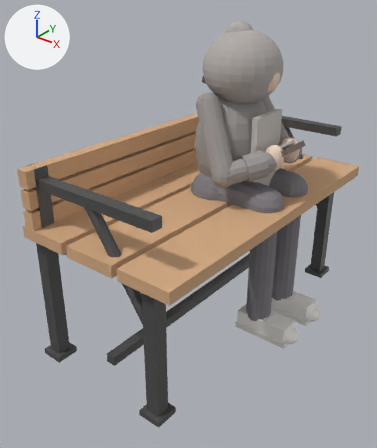
A saved change to the glTF model assets/models/48-man-reading-on-bench/48-man-reading-on-bench.glb.
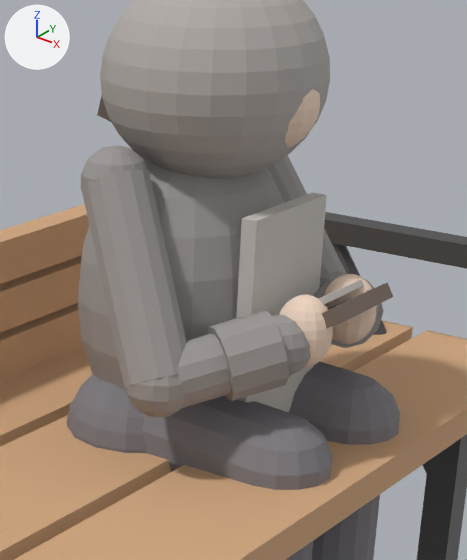
There are two pictures of each version: one whole from a camera (50 mm lens) standing at (1.545, -2.146, 1.861) and looking at (-0.028, -0.18, 0.642), one close up on the part from 44% to 88% of the width and 9% to 53% of the height. The lights are fixed; the arrows at upper left show +X, +Y and +Z. The first two pictures are the older version. Where no turn or scale is listed for an object, it has been applied to the vertices. Vertices at exactly the same position are counted once.

Names of what the first close-up shows: 'armU_L', 'back_slat_2', 'cuff_L', 'cuff_R', 'head', 'hood', 'inner_panel', 'leg_front_B', 'seat_slat_0', 'seat_slat_1', 'seat_slat_2', 'thigh_L', 'thigh_R', 'torso' and 15 more.
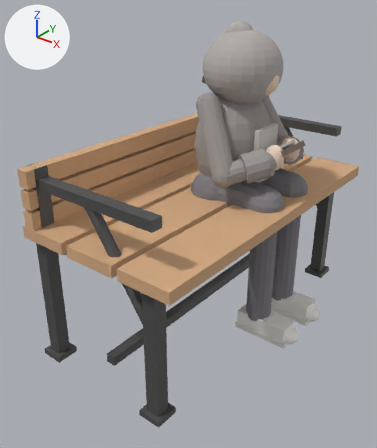
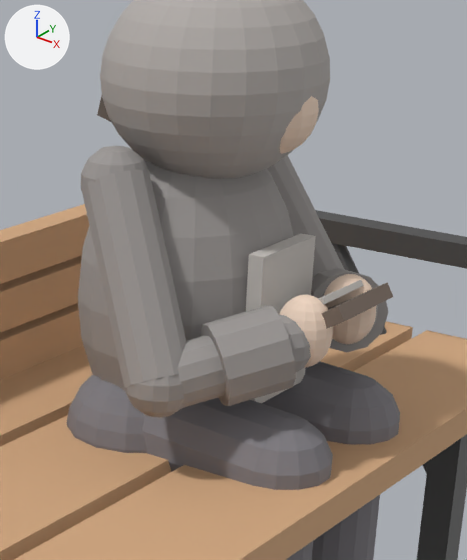
Patch to the scene script:
```diff
--- a/assets/models/48-man-reading-on-bench/48-man-reading-on-bench.glb.py
+++ b/assets/models/48-man-reading-on-bench/48-man-reading-on-bench.glb.py
@@ me_cube @@
 # used by ob_inner_panel; location = (0.22, 0.15, 1.0)
-me_cube.from_pydata(...)  # 8 vertices, 12 faces; spans x -0.015..0.015, y -0.12..0.12, z -0.21..0.21
+me_cube.from_pydata(...)  # 8 vertices, 12 faces; spans x -0.015..0.015, y -0.09..0.09, z -0.14..0.14
+# me_cube part 1: the whole mesh is scaled about its middle by (1, 0.75, 0.667)
 me_cube.materials.append(mat_inner)
@@ me_cylinder_002 @@
 # used by ob_cuff_l; location = (0.261, -0.018, 0.986)
-me_cylinder_002.from_pydata(...)  # 24 vertices, 44 faces; spans x -0.083..0.083, y -0.081..0.081, z -0.077..0.077
+me_cylinder_002.from_pydata(...)  # 24 vertices, 44 faces; spans x -0.095..0.095, y -0.093..0.093, z -0.086..0.086
+# me_cylinder_002 part 2: 24 of 24 vertices moved; they spanned x -0.083..0.083, y -0.081..0.081, z -0.077..0.077 and now span x -0.095..0.095, y -0.093..0.093, z -0.086..0.086; mean shift (0.0, 0.0, 0.0)
 me_cylinder_002.materials.append(mat_jacket)
@@ me_cylinder_005 @@
 # used by ob_cuff_r; location = (0.261, 0.318, 0.986)
-me_cylinder_005.from_pydata(...)  # 24 vertices, 44 faces; spans x -0.083..0.083, y -0.081..0.081, z -0.077..0.077
+me_cylinder_005.from_pydata(...)  # 24 vertices, 44 faces; spans x -0.095..0.095, y -0.093..0.093, z -0.086..0.086
+# me_cylinder_005 part 3: 24 of 24 vertices moved; they spanned x -0.083..0.083, y -0.081..0.081, z -0.077..0.077 and now span x -0.095..0.095, y -0.093..0.093, z -0.086..0.086; mean shift (0.0, 0.0, 0.0)
 me_cylinder_005.materials.append(mat_jacket)
@@ ob_head @@
 ob_head = bpy.data.objects.new('head', me_sphere_003)
-ob_head.location = (0.185, 0.15, 1.385)
+ob_head.location = (0.185, 0.15, 1.375)
```

Pixel boxes [x1, y1, x2, y2] of what changed, in the close-ups (467 x 560 px):
'inner_panel', rescaled
    before: [236, 192, 327, 412]
    after: [246, 233, 316, 403]
'cuff_L', reshaped (17% wider, 12% taller)
    before: [207, 311, 289, 401]
    after: [200, 305, 296, 406]
'cuff_R', reshaped (11% wider, 10% taller)
    before: [315, 272, 384, 348]
    after: [311, 268, 388, 352]
'head', moved
    before: [285, 89, 320, 147]
    after: [280, 96, 319, 154]
